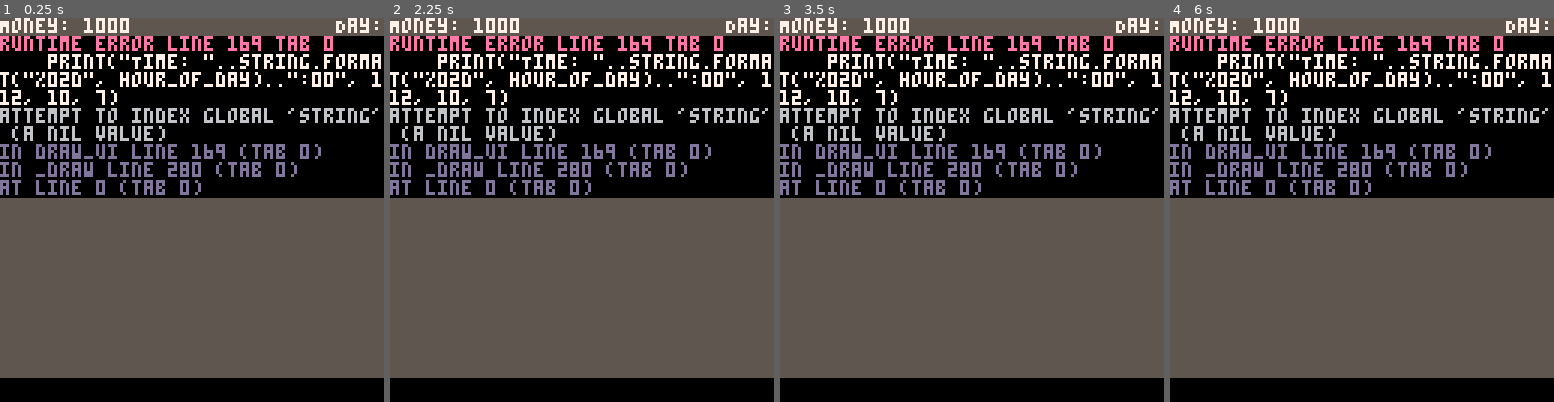
Above: before the commit, frames 1-4 (left to right).
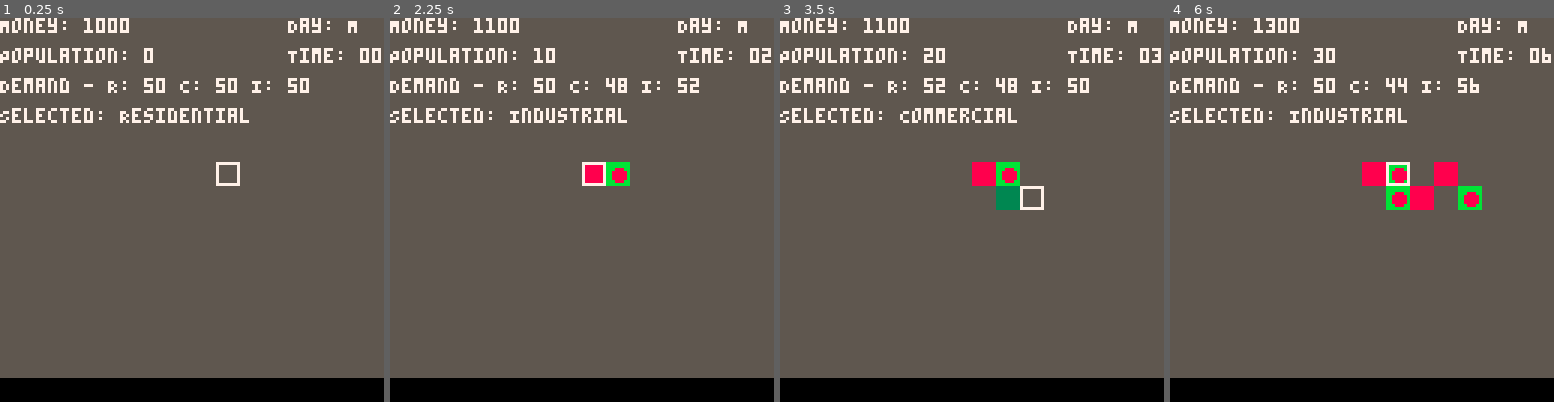
Above: after the commit, the same moments.

Repository: drachis/pico-8-explorations
Game: PICO-8 cartridge city-sim/simcity.p8
Same seed, same stepped clock (60 frames per second), same inputs: the game is played once before the commit and once after it.
Inputs:
- Up to frame 1 (0.25 s): no input
- Up to frame 2 (2.25 s): tap O (Z key) at 0.33, 0.7, 1.43, 2.22 s; tap X (X key) at 1.07, 2.07 s; hold Left from 1.97 s (still down)
- Up to frame 3 (3.5 s): release Left at 2.37 s; tap X (X key) every 0.33 s from 2.4 to 3.4 s; hold Down 2.42-2.82 s; hold Right from 2.87 s (still down); tap O (Z key) at 3.1 s
- Up to frame 4 (6 s): release Right at 3.53 s; hold Up 3.58-4.08 s; tap X (X key) every 0.33 s from 3.73 to 5.73 s; tap O (Z key) at 3.98, 4.87, 5.75 s; hold Right 4.13-4.53 s; hold Down 4.58-5.08 s; hold Left 5.13-5.8 s; hold Up from 5.85 s (still down)

The runs differ from the first frame. In frame 1, 42% of the frame differs, in the area x 0-100%, y 0-47%; in frame 2, 42%; in frame 3, 42%; in frame 4, 42%, in the area x 0-100%, y 0-50%.
Error before the commit: runtime error line 169 tab 0; print("Time: "..string.format("%02d", hour_of_day)..":00", 112, 10, 7); attempt to index global 'string' (a nil value)

Commit message:
Iterating on pathfinding upgrades from lerp to A*

Diff:
--- a/city-sim/agents.lua
+++ b/city-sim/agents.lua
@@ -1,19 +1,24 @@
--- agents.lua
 agents = {}
+max_agents = 10 -- Set a maximum number of agents
 
 function init_agents()
     spawn_timer = 0
 end
 
 function spawn_agent()
+    local residential_zones = {}
     for y=1, map_height do
         for x=1, map_width do
-            if map_grid[y][x] == 1 then -- Spawn from Residential zone
-                add(agents, {x=x, y=y, target=nil})
-                map_grid[y][x] = 6 -- Mark as filled in residential (bright green)
-                return
+            if map_grid[y][x] == 1 then -- Find all residential zones
+                add(residential_zones, {x=x, y=y})
             end
         end
+    end
+
+    if #residential_zones > 0 and #agents < max_agents then
+        local chosen_zone = residential_zones[flr(rnd(#residential_zones)) + 1] -- Randomly select a residential zone
+        add(agents, {x=chosen_zone.x, y=chosen_zone.y, home_x=chosen_zone.x, home_y=chosen_zone.y, type="builder", target=nil, move_timer=0, work_x=nil, work_y=nil, path=nil})
+        map_grid[chosen_zone.y][chosen_zone.x] = 6 -- Mark as filled in residential (bright green)
     end
 end
 
@@ -21,65 +26,98 @@
     spawn_timer += 1
     if spawn_timer >= 30 then -- Check every second (30 frames)
         spawn_timer = 0
-        if #agents == 0 then
-            spawn_agent()
-        end
+        spawn_agent() -- Try to spawn a new agent every second
     end
 
     for agent in all(agents) do
-        if agent.target == nil then
-            -- Find the nearest road
-            local nearest_distance = 9999
-            for y=1, map_height do
-                for x=1, map_width do
-                    if map_grid[y][x] == 4 then -- Road
-                        local distance = abs(agent.x - x) + abs(agent.y - y)
-                        if distance < nearest_distance then
-                            nearest_distance = distance
-                            agent.target = {x=x, y=y}
-                        end
-                    end
-                end
-            end
-        else
-            -- Move towards the target
-            if agent.x < agent.target.x then agent.x += 1 end
-            if agent.x > agent.target.x then agent.x -= 1 end
-            if agent.y < agent.target.y then agent.y += 1 end
-            if agent.y > agent.target.y then agent.y -= 1 end
-
-            if agent.x == agent.target.x and agent.y == agent.target.y then
-                -- Target reached, find a new target (commercial or industrial zone)
-                agent.target = nil
+        agent.move_timer += 1
+        if agent.move_timer >= 9 then -- Move every 0.15 seconds (9 frames)
+            agent.move_timer = 0
+            if agent.target == nil then
+                -- Find the nearest road
                 local nearest_distance = 9999
                 for y=1, map_height do
                     for x=1, map_width do
-                        if map_grid[y][x] == 2 or map_grid[y][x] == 3 then -- Commercial or Industrial
+                        if map_grid[y][x] == 4 then -- Road
                             local distance = abs(agent.x - x) + abs(agent.y - y)
                             if distance < nearest_distance then
                                 nearest_distance = distance
                                 agent.target = {x=x, y=y}
+                                agent.path = find_path(agent.x, agent.y, x, y, map_grid)
                             end
                         end
                     end
                 end
-            end
+            else
+                -- Follow the path
+                if agent.path and #agent.path > 0 then
+                    local next_step = remove_first(agent.path)
+                    agent.x = next_step.x
+                    agent.y = next_step.y
+                end
 
-            -- Check if the agent has reached a commercial or industrial zone
-            if agent.target ~= nil and agent.x == agent.target.x and agent.y == agent.target.y then
-                if map_grid[agent.y][agent.x] == 2 then
-                    map_grid[agent.y][agent.x] = 7 -- Mark as filled in commercial (bright blue)
-                elseif map_grid[agent.y][agent.x] == 3 then
-                    map_grid[agent.y][agent.x] = 9 -- Mark as filled in industrial (bright yellow)
+                if agent.x == agent.target.x and agent.y == agent.target.y then
+                    if agent.type == "builder" then
+                        -- Builder agent reached the target
+                        local nearest_distance = 9999
+                        for y=1, map_height do
+                            for x=1, map_width do
+                                if (map_grid[y][x] == 2 or map_grid[y][x] == 3) and is_adjacent_to_road(x, y) then -- Commercial or Industrial adjacent to road
+                                    local distance = abs(agent.x - x) + abs(agent.y - y)
+                                    if distance < nearest_distance then
+                                        nearest_distance = distance
+                                        agent.target = {x=x, y=y}
+                                        agent.path = find_path(agent.x, agent.y, x, y, map_grid)
+                                    end
+                                end
+                            end
+                        end
+
+                        -- Check if the agent has reached a commercial or industrial zone
+                        if agent.target ~= nil and agent.x == agent.target.x and agent.y == agent.target.y then
+                            if map_grid[agent.y][agent.x] == 2 then
+                                map_grid[agent.y][agent.x] = 7 -- Mark as filled in commercial (bright blue)
+                            elseif map_grid[agent.y][agent.x] == 3 then
+                                map_grid[agent.y][agent.x] = 9 -- Mark as filled in industrial (bright yellow)
+                            end
+                            -- Change the agent's role to worker/consumer and set a new target
+                            agent.type = "worker"
+                            agent.work_x = agent.target.x
+                            agent.work_y = agent.target.y
+                            agent.target = {x=agent.home_x, y=agent.home_y} -- Return home
+                            agent.path = find_path(agent.x, agent.y, agent.home_x, agent.home_y, map_grid)
+                        end
+                    elseif agent.type == "worker" then
+                        -- Worker moves between home and work
+                        if agent.x == agent.home_x and agent.y == agent.home_y then
+                            -- At home, set target to work
+                            agent.target = {x=agent.work_x, y=agent.work_y}
+                            agent.path = find_path(agent.x, agent.y, agent.work_x, agent.work_y, map_grid)
+                        elseif agent.x == agent.work_x and agent.y == agent.work_y then
+                            -- At work, set target to home
+                            agent.target = {x=agent.home_x, y=agent.home_y}
+                            agent.path = find_path(agent.x, agent.y, agent.home_x, agent.home_y, map_grid)
+                        end
+                    end
                 end
-                del(agents, agent) -- Remove the agent
             end
         end
     end
 end
 
+function is_adjacent_to_road(x, y)
+    return (x > 1 and map_grid[y][x-1] == 4) or
+           (x < map_width and map_grid[y][x+1] == 4) or
+           (y > 1 and map_grid[y-1][x] == 4) or
+           (y < map_height and map_grid[y+1][x] == 4)
+end
+
 function draw_agents()
     for agent in all(agents) do
-        circfill(agent.x * 8 - 4, agent.y * 8 - 4, 2, 8) -- Draw agent as a small circle
+        if agent.type == "builder" then
+            circfill(agent.x * 8 - 4, agent.y * 8 - 4, 2, 8) -- Builder agent as a small circle
+        elseif agent.type == "worker" then
+            circfill(agent.x * 8 - 4, agent.y * 8 - 4, 2, 14) -- Worker agent as a different color
+        end
     end
 end
--- a/city-sim/map.lua
+++ b/city-sim/map.lua
@@ -1,4 +1,3 @@
--- map.lua
 function init_map()
     map_width = 20
     map_height = 15
@@ -23,5 +22,5 @@
 
 function is_developed(x, y)
     local zone_type = map_grid[y][x]
-    return zone_type == 4 -- Road or any developed zone
+    return zone_type == 4 or zone_type > 5 -- Road or any developed zone
 end
--- /dev/null
+++ b/city-sim/pathfinding.lua
@@ -0,0 +1,88 @@
+-- pathfinding.lua
+
+function find_path(start_x, start_y, goal_x, goal_y, grid)
+    local open_set = {{x=start_x, y=start_y, g=0, h=heuristic(start_x, start_y, goal_x, goal_y), parent=nil}}
+    local closed_set = {}
+    local came_from = {}
+    local goal = {x=goal_x, y=goal_y}
+
+    while #open_set > 0 do
+        local current = remove_first(open_set)
+
+        if current.x == goal.x and current.y == goal.y then
+            return reconstruct_path(current)
+        end
+
+        add(closed_set, current)
+
+        for neighbor in all(get_neighbors(current, grid)) do
+            if not in_set(neighbor, closed_set) then
+                local tentative_g = current.g + 1
+
+                if not in_set(neighbor, open_set) or tentative_g < neighbor.g then
+                    neighbor.g = tentative_g
+                    neighbor.h = heuristic(neighbor.x, neighbor.y, goal.x, goal.y)
+                    neighbor.parent = current
+
+                    if not in_set(neighbor, open_set) then
+                        add(open_set, neighbor)
+                    end
+                end
+            end
+        end
+
+        sort_by_f(open_set)
+    end
+
+    return nil -- No path found
+end
+
+function heuristic(x1, y1, x2, y2)
+    return abs(x1 - x2) + abs(y1 - y2)
+end
+
+function get_neighbors(node, grid)
+    local neighbors = {}
+    local x, y = node.x, node.y
+
+    if x > 1 and grid[y][x-1] ~= 0 then add(neighbors, {x=x-1, y=y}) end
+    if x < #grid[1] and grid[y][x+1] ~= 0 then add(neighbors, {x=x+1, y=y}) end
+    if y > 1 and grid[y-1][x] ~= 0 then add(neighbors, {x=x, y=y-1}) end
+    if y < #grid and grid[y+1][x] ~= 0 then add(neighbors, {x=x, y=y+1}) end
+
+    return neighbors
+end
+
+function in_set(node, set)
+    for n in all(set) do
+        if n.x == node.x and n.y == node.y then
+            return true
+        end
+    end
+    return false
+end
+
+function sort_by_f(set)
+    for i=1, #set-1 do
+        for j=i+1, #set do
+            if (set[i].g + set[i].h) > (set[j].g + set[j].h) then
+                set[i], set[j] = set[j], set[i]
+            end
+        end
+    end
+end
+
+function reconstruct_path(node)
+    local path = {}
+    while node do
+        add(path, 1, {x=node.x, y=node.y})
+        node = node.parent
+    end
+    return path
+end
+
+function remove_first(set)
+    local first = set[1]
+    deli(set, 1)
+    return first
+end
--- a/city-sim/placement.lua
+++ b/city-sim/placement.lua
@@ -1,7 +1,6 @@
--- placement.lua
 function is_developed(x, y)
     local zone_type = map_grid[y][x]
-    return zone_type == 4 -- Road or any developed zone
+    return zone_type == 4 or zone_type > 5 -- Road or any developed zone
 end
 
 function place_zone(x, y, zone_type)
@@ -37,7 +36,13 @@
                 elseif zone_type == 3 then
                     rectfill((x-1)*8, (y-1)*8, x*8-1, y*8-1, 8) -- Brown for unpopulated industrial
                 elseif zone_type == 4 then -- Road
-                    rectfill((x-1)*8, (y-1)*8, x*8-1, y*8-1, 7) -- Grey for road
+                    rectfill((x-1)*8, (y-1)*8, x*8-1, y*8-1, 6) -- Grey for road
+                elseif zone_type == 6 then -- Filled in residential
+                    rectfill((x-1)*8, (y-1)*8, x*8-1, y*8-1, 11) -- Bright green for filled residential
+                elseif zone_type == 7 then -- Filled in commercial
+                    rectfill((x-1)*8, (y-1)*8, x*8-1, y*8-1, 12) -- Bright blue for filled commercial
+                elseif zone_type == 9 then -- Filled in industrial
+                    rectfill((x-1)*8, (y-1)*8, x*8-1, y*8-1, 9) -- Bright yellow for filled industrial
                 end
             end
         end
--- a/city-sim/simcity.p8
+++ b/city-sim/simcity.p8
@@ -9,6 +9,7 @@
 #include demand.lua
 #include ui.lua
 #include agents.lua
+#include pathfinding.lua
 
 function _init()
     init_map()
@@ -24,6 +25,7 @@
     update_demand()
     update_resources()
     update_agents()
+    update_time()
 end
 
 function _draw()
--- a/city-sim/ui.lua
+++ b/city-sim/ui.lua
@@ -46,6 +46,10 @@
     end
     print("Selected: "..zone_name, 0, 30, 7)
     local days = {"M", "T", "W", "H", "F", "S", "U"}
-    print("Day: "..days[day_of_week], 112, 0, 7)
-    print("Time: "..string.format("%02d", hour_of_day)..":00", 112, 10, 7)
+    print("Day: "..days[day_of_week], 96, 0, 7)
+    local hour_str = tostr(hour_of_day)
+    if #hour_str < 2 then
+        hour_str = "0"..hour_str
+    end
+    print("Time: "..hour_str..":00", 96, 10, 7)
 end
